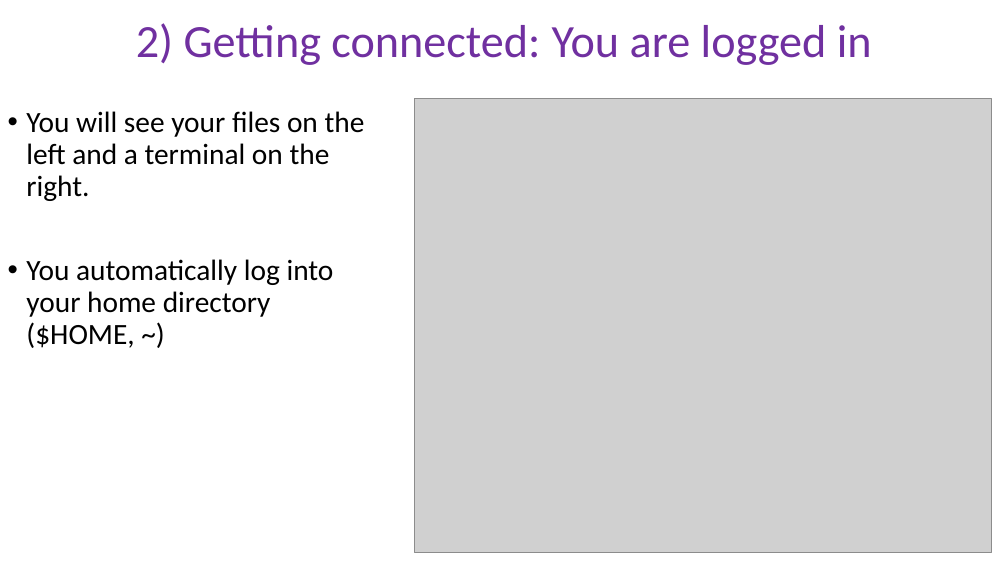
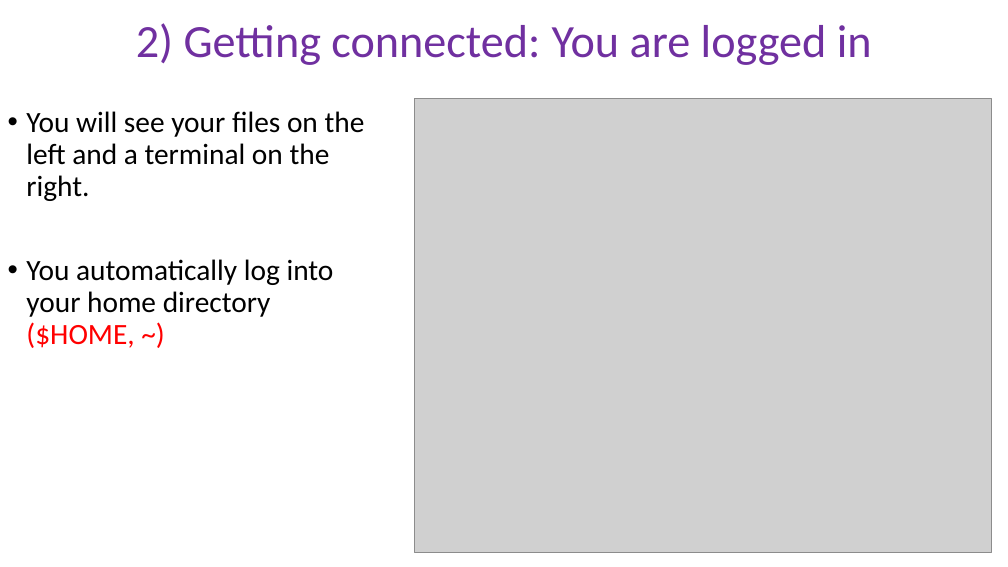
Before and after one commit to peterthorpe5/genome_assembly_workshop, a slide deck: slide 4 of powerpoint/2_Getting_connected.pptx. Drawn at 1008x567 pixels with LibreOffice and Linux fonts; fonts in the diff are those of the drawing; grey boxes stand for pictures. Boxes give left, top, right and bottom in pixels: in the first picture for what was removed or moved away, otherwise in the second. Text is boxed around its words. In the diff, an @@ line names an element or a change of style, - is before the commit and + after.

```diff
--- a/powerpoint/2_Getting_connected.pptx
+++ b/powerpoint/2_Getting_connected.pptx
@@ text at [26, 259, 334, 348]: text colour #000000 to #FF0000 in "($HOME, ~)" @@
```
Also in this commit, not shown: 2 other slides changed, 3 other files.
